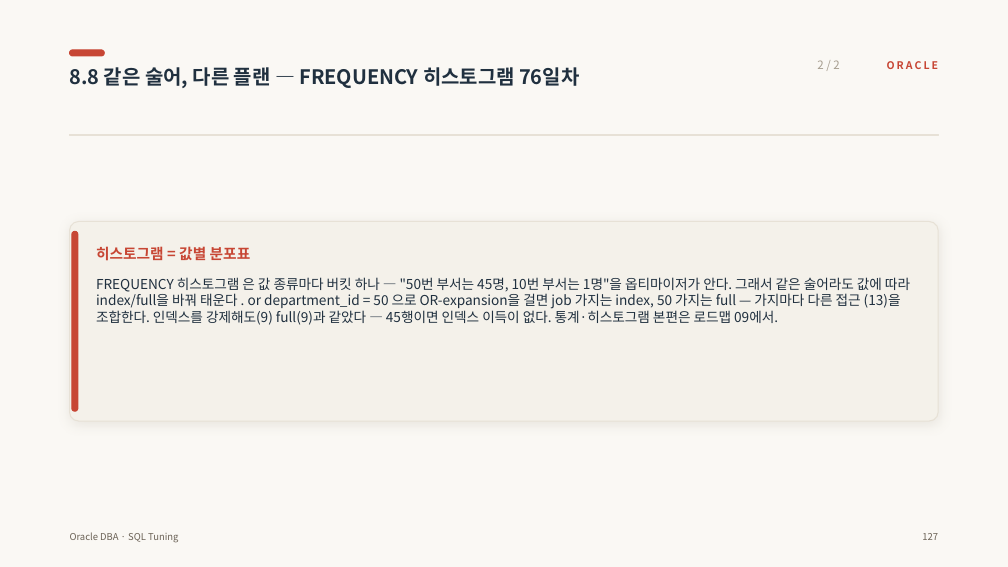
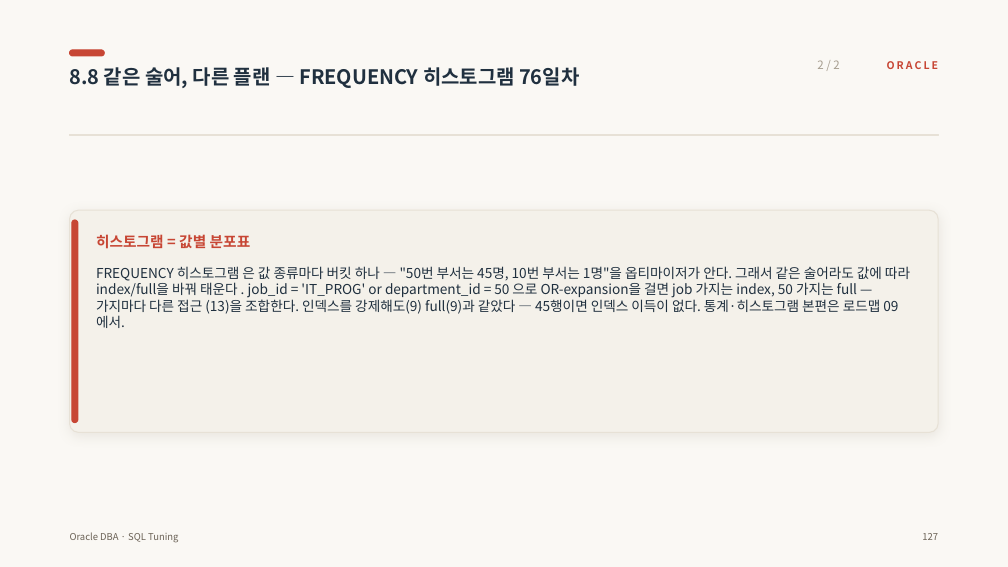
Before and after one commit to jokwangwon/ora-ppt-gen, a slide deck: slide 137 of files/sql_tuning.pptx. Drawn at 1008x567 pixels with LibreOffice and Linux fonts; fonts in the diff are those of the drawing. Boxes give left, top, right and bottom in pixels: in the first picture for what was removed or moved away, otherwise in the second. Text is boxed around its words. In the diff, an @@ line names an element or a change of style, - is before the commit and + after.

```diff
--- a/files/sql_tuning.pptx
+++ b/files/sql_tuning.pptx
@@ rounded rectangle: place and size @@
-rounded rectangle at [70,222,938,421]
+rounded rectangle at [70,210,938,433]
@@ rounded rectangle at [70,210,938,433]: proportions changed @@
@@ rounded rectangle: place and size @@
-rounded rectangle at [72,231,78,411]
+rounded rectangle at [72,220,78,423]
@@ text "히스토그램 = 값별 분포표": place and size @@
-text "히스토그램 = 값별 분포표" at [96,246,251,261]
+text "히스토그램 = 값별 분포표" at [96,234,251,249]
@@ text at [96,266,910,314]: text changed @@
-FREQUENCY 히스토그램 은 값 종류마다 버킷 하나 — "50번 부서는 45명, 10번 부서는 1명"을 옵티마이저가 안다. 그래서 같은 술어라도 값에 따라 index/full을 바꿔 태운다 . or department_id = 50 으로 OR-expansion을 걸면 job 가지는 index, 50 가지는 full — 가지마다 다른 접근 (13)을 조합한다. 인덱스를 강제해도(9) full(9)과 같았다 — 45행이면 인덱스 이득이 없다. 통계·히스토그램 본편은 로드맵 09에서.
+FREQUENCY 히스토그램 은 값 종류마다 버킷 하나 — "50번 부서는 45명, 10번 부서는 1명"을 옵티마이저가 안다. 그래서 같은 술어라도 값에 따라 index/full을 바꿔 태운다 . job_id = 'IT_PROG' or department_id = 50 으로 OR-expansion을 걸면 job 가지는 index, 50 가지는 full — 가지마다 다른 접근 (13)을 조합한다. 인덱스를 강제해도(9) full(9)과 같았다 — 45행이면 인덱스 이득이 없다. 통계·히스토그램 본편은 로드맵 09에서.
```
Also in this commit, not shown: 27 other slides changed, 1 slide added, 14 other files.
